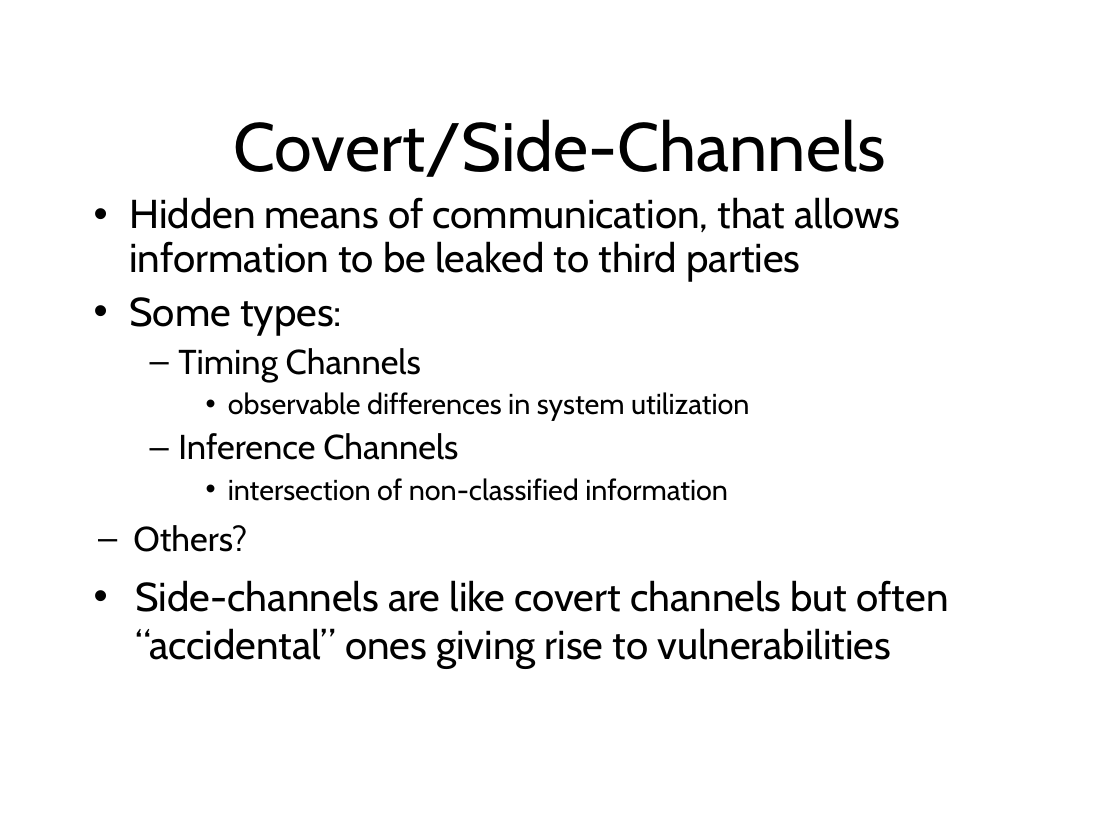
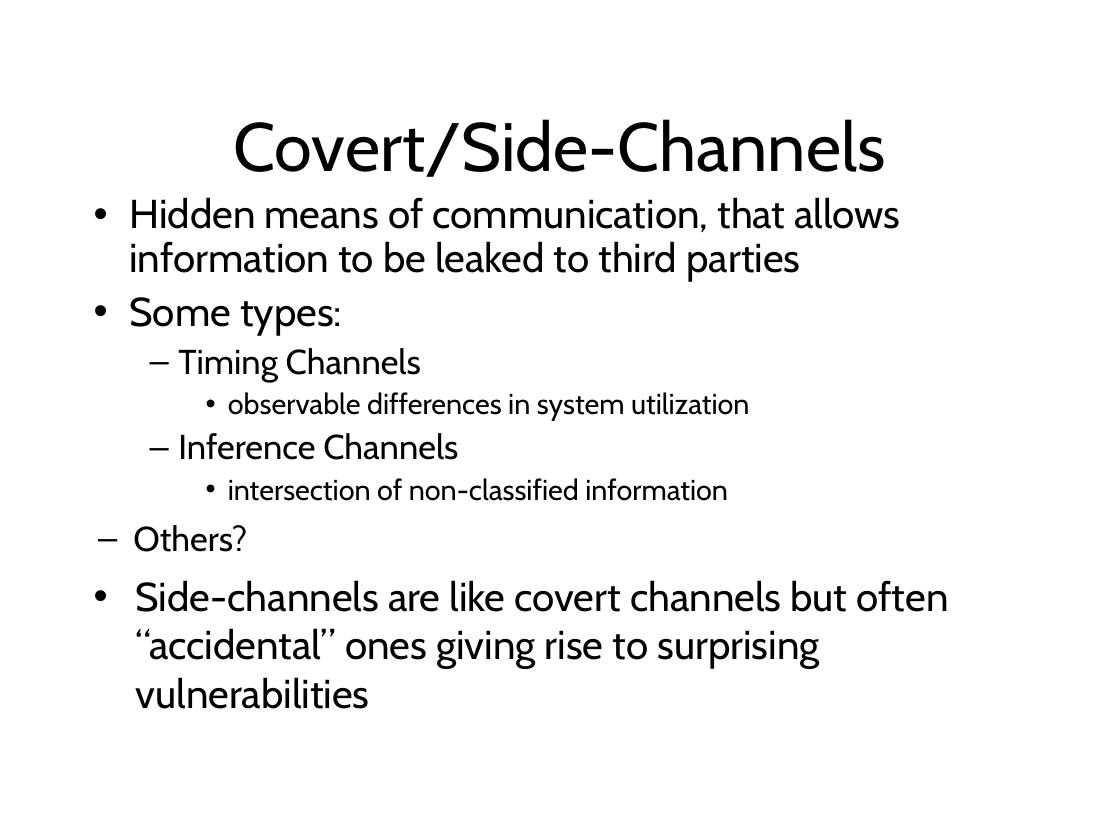
Before and after one commit to sftcd/cs7053, a slide deck: slide 13 of 2023lectures/02-concepts.odp. Drawn at 1120x840 pixels with LibreOffice and Linux fonts; fonts in the diff are those of the drawing. Boxes give left, top, right and bottom in pixels: in the first picture for what was removed or moved away, otherwise in the second. Text is boxed around its words. In the diff, an @@ line names an element or a change of style, - is before the commit and + after.

```diff
--- a/2023lectures/02-concepts.odp
+++ b/2023lectures/02-concepts.odp
@@ text at box(136, 580, 949, 709): text changed @@
-• Side-channels are like covert channels but often “accidental” ones giving rise to vulnerabilities
+• Side-channels are like covert channels but often “accidental” ones giving rise to surprising vulnerabilities
```
Also in this commit, not shown: 11 other slides changed, 1 slide removed, 2 other files.
